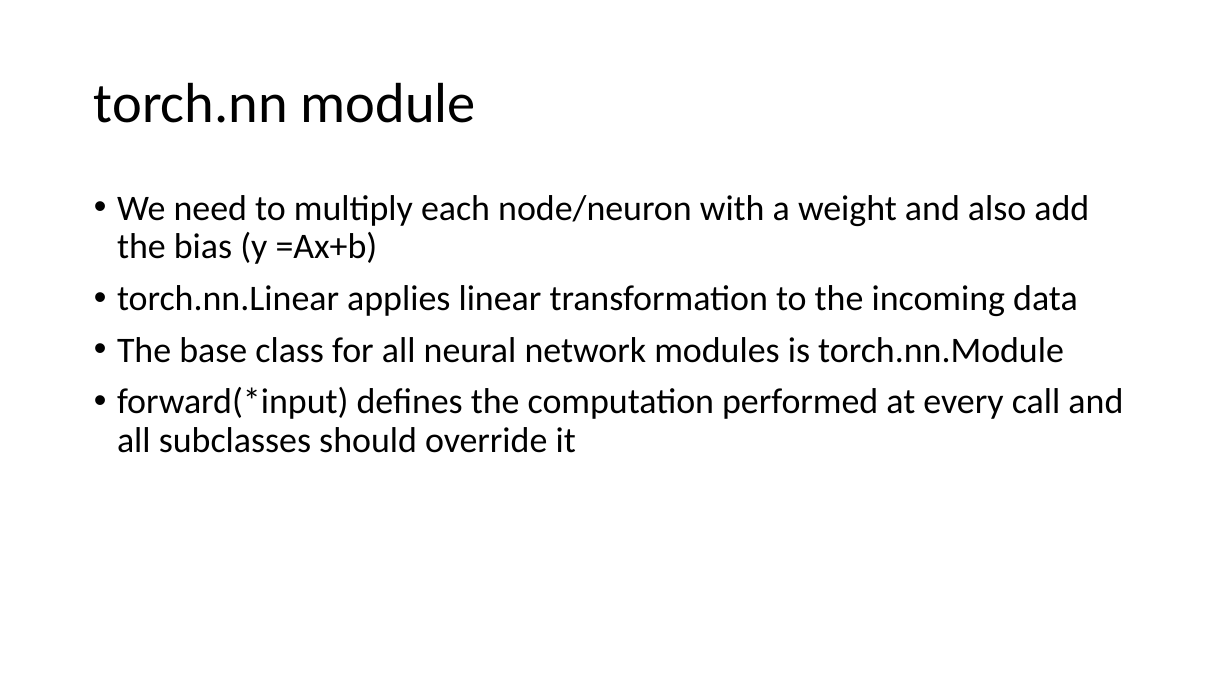
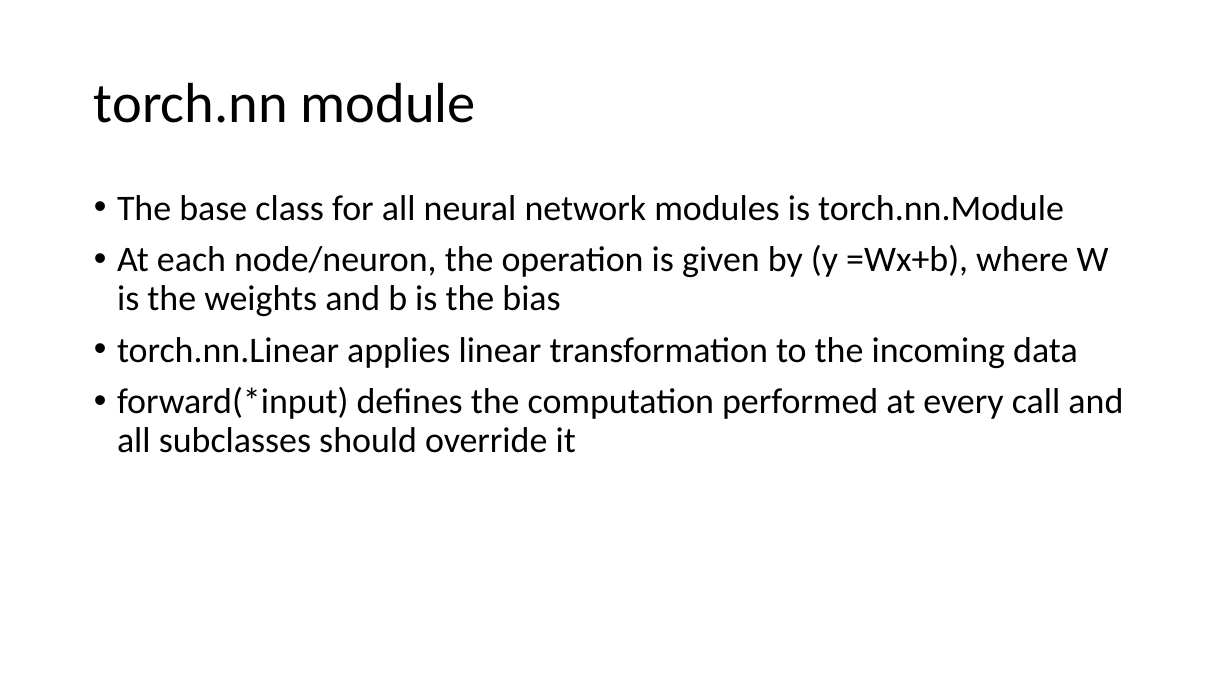
Before and after one commit to chaituValKanO/ImageClassificationUsingTransferLearning, a slide deck: slide 4 of presentation/ImageClassificationusingTransferLearning.pptx. Drawn at 1232x693 pixels with LibreOffice and Linux fonts; fonts in the diff are those of the drawing. Boxes give left, top, right and bottom in pixels: in the first picture for what was removed or moved away, otherwise in the second. Text is boxed around its words. In the diff, an @@ line names an element or a change of style, - is before the commit and + after.

```diff
--- a/presentation/ImageClassificationusingTransferLearning.pptx
+++ b/presentation/ImageClassificationusingTransferLearning.pptx
@@ text at (117,195,1109,316): text changed @@
-• We need to multiply each node/neuron with a weight and also add the bias (y =Ax+b)
+• The base class for all neural network modules is torch.nn.Module
+• At each node/neuron, the operation is given by (y =Wx+b), where W is the weights and b is the bias
@@ text at (117,337,1064,363): paragraph removed @@
-• The base class for all neural network modules is torch.nn.Module
```
Also in this commit, not shown: 9 other slides changed, 2 slides added, 1 other file.
